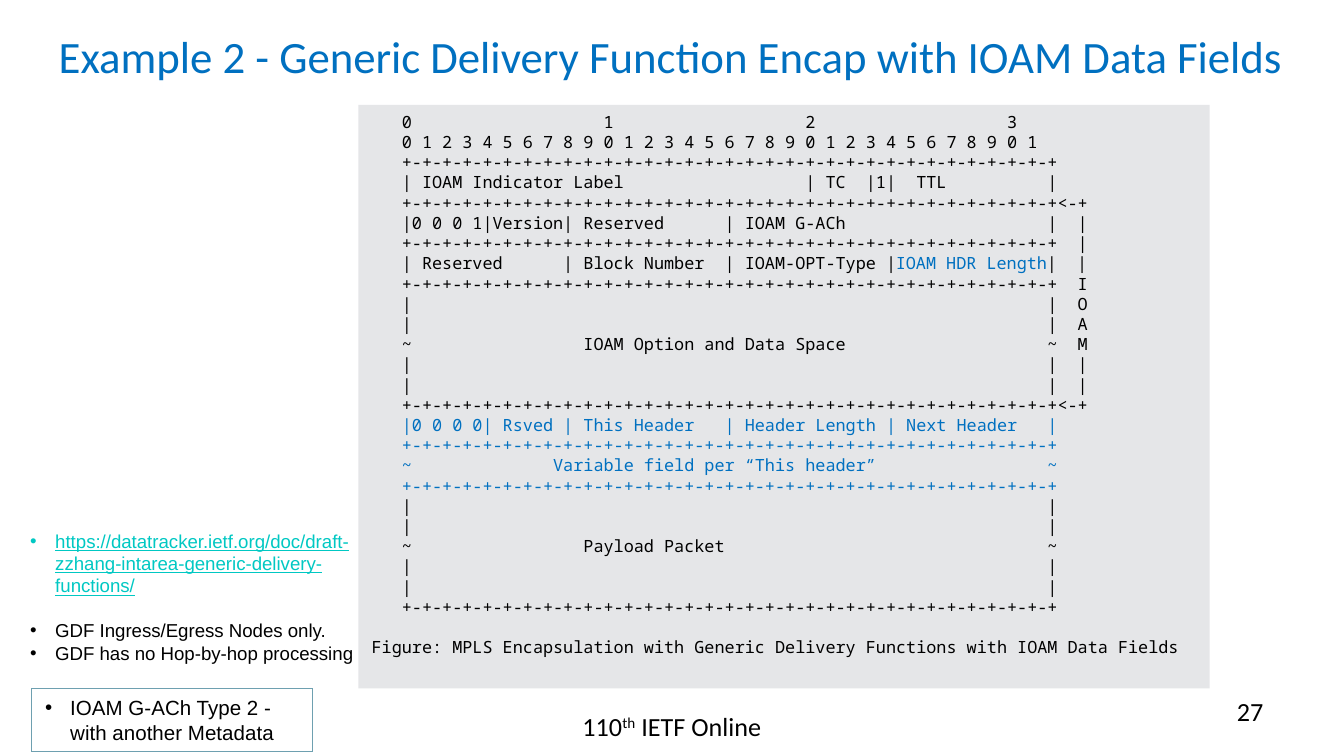
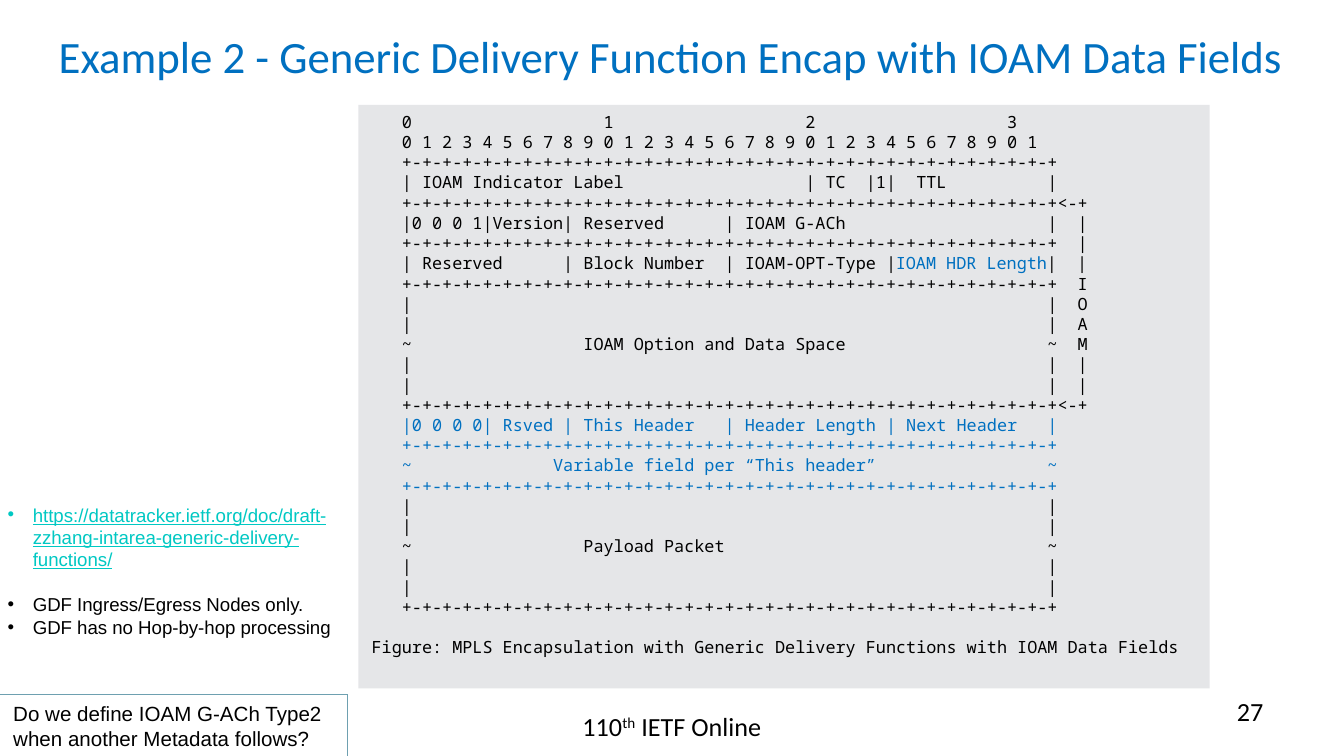
Before and after one commit to rakgandhi/ietf-slides, a slide deck: slide 27 of draft-gandhi-mpls-ioam-sr-06.pptx. Drawn at 1344x756 pixels with LibreOffice and Linux fonts; fonts in the diff are those of the drawing. Boxes give left, top, right and bottom in pixels: in the first picture for what was removed or moved away, otherwise in the second. Text is boxed around its words. In the diff, an @@ line names an element or a change of style, - is before the commit and + after.

```diff
--- a/draft-gandhi-mpls-ioam-sr-06.pptx
+++ b/draft-gandhi-mpls-ioam-sr-06.pptx
@@ text "https://datatracker.ietf.org/doc/draft-zzhang-intarea-generi ...": place and size @@
-text "https://datatracker.ietf.org/doc/draft-zzhang-intarea-generi ..." at (55,534,353,664)
+text "https://datatracker.ietf.org/doc/draft-zzhang-intarea-generi ..." at (33,508,331,638)
@@ rectangle "Do we define IOAM G-ACh ...": place and size @@
-rectangle "Do we define IOAM G-ACh ..." at (32,688,313,751)
+rectangle "Do we define IOAM G-ACh ..." at (0,695,347,756)
@@ text in rectangle at (13,706,321,747): text changed @@
-• IOAM G-ACh Type 2 - with another Metadata
+Do we define IOAM G-ACh Type2 when another Metadata follows?
```
Also in this commit, not shown: 3 other slides changed, 1 other file.
